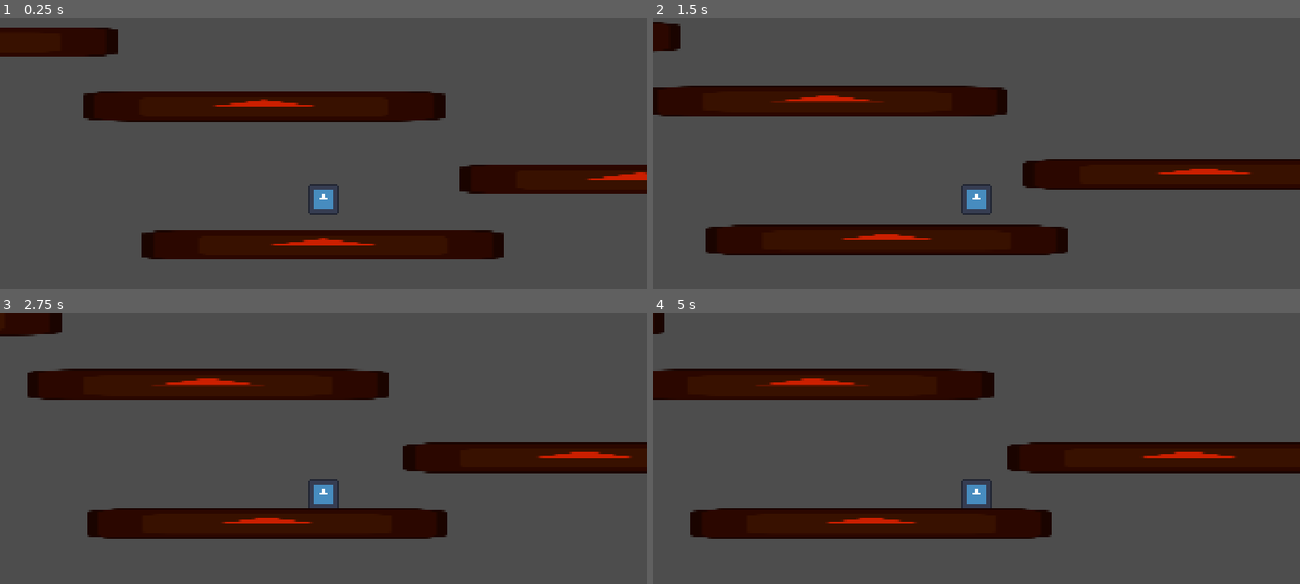
Above: before the commit, frames 1-4 (two rows, left to right).
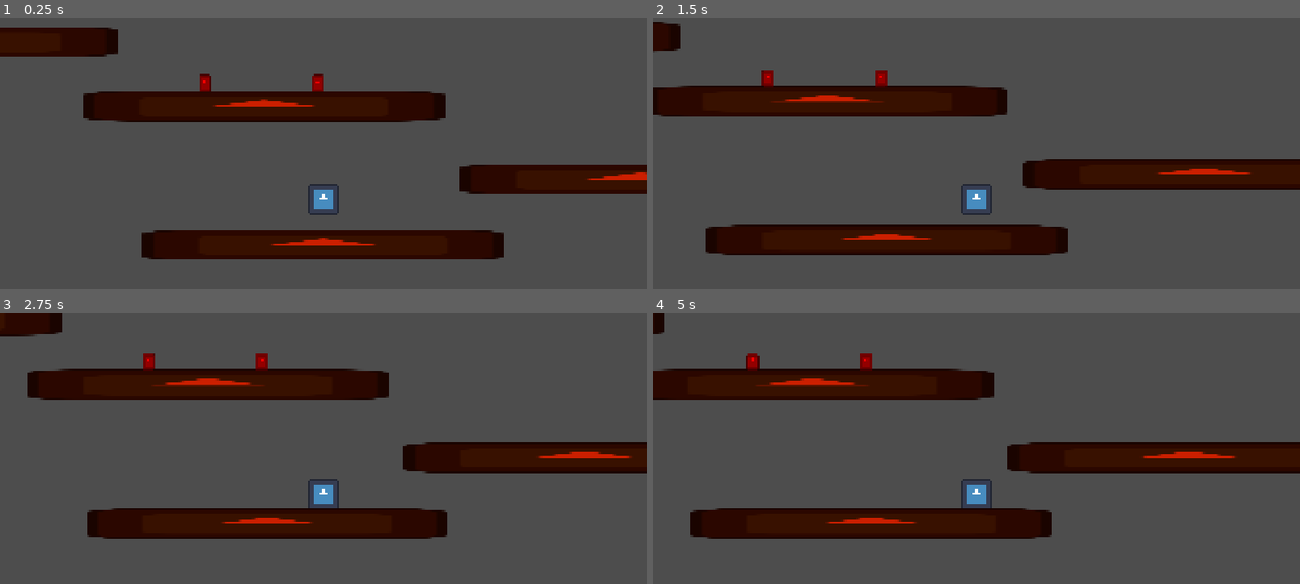
Above: after the commit, the same moments.

Repository: ChloPUPs/platformer-test
Game: Godot game, scene res://main.tscn
Same seed, same stepped clock (60 frames per second), same inputs: the game is played once before the commit and once after it. The engine's default icon, where the game draws it, is replaced by a stand-in: a white triangle on a blue panel in a dark square.
Inputs:
- Up to frame 1 (0.25 s): no input
- Up to frame 2 (1.5 s): hold Right (move_right) from 0.53 s (still down); tap Z (jump) at 0.77 s
- Up to frame 3 (2.75 s): tap Z (jump) at 1.52 s; release Right (move_right) at 2.03 s; hold Left (move_left) from 2.03 s (still down)
- Up to frame 4 (5 s): release Left (move_left) at 2.78 s; hold Right (move_right) 2.78-4.28 s; tap Z (jump) at 3.02, 3.77, 4.52 s; hold Left (move_left) from 4.28 s (still down)

The runs differ from the first frame. In frame 1, 0.2% of the frame differs, in the area x 30-50%, y 20-28%; in frame 2, 0.2%; in frame 3, 0.2%; in frame 4, 0.3%, in the area x 14-34%, y 14-22%.

Commit message:
add spikes and collision

Diff:
--- a/game_objects/player.gd
+++ b/game_objects/player.gd
@@ -20,12 +20,17 @@
 	var direction: float = Input.get_axis("move_left", "move_right")
 	velocity.x = direction * SPEED
 	if !is_on_floor():
-		velocity += get_gravity() * current_gravity_mult * delta
-		if velocity.y > TERMINAL_VELOCITY:
-			velocity.y = TERMINAL_VELOCITY
-
+		_apply_gravity(delta)
 	# jump jump jump suhvfjukiobsejh kjals
 	if is_on_floor() and airjumps_left != MAX_AIRJUMP_AMOUNT:
 		airjumps_left = MAX_AIRJUMP_AMOUNT
 
 	move_and_slide()
+
+func _apply_gravity(delta: float) -> void:
+	velocity += get_gravity() * current_gravity_mult * delta
+	if velocity.y > TERMINAL_VELOCITY:
+		velocity.y = TERMINAL_VELOCITY
+
+func die() -> void:
+	print("You died I think why are you still moving")
--- a/game_objects/player.tscn
+++ b/game_objects/player.tscn
@@ -6,15 +6,24 @@
 [sub_resource type="RectangleShape2D" id="RectangleShape2D_rpe43"]
 size = Vector2(125, 124)
 
+[sub_resource type="RectangleShape2D" id="RectangleShape2D_a4hy7"]
+size = Vector2(116, 110)
+
 [node name="Player" type="CharacterBody2D" unique_id=802514167]
 script = ExtResource("1_a4hy7")
 
 [node name="Camera2D" type="Camera2D" parent="." unique_id=1313807686]
 zoom = Vector2(0.7, 0.7)
 
+[node name="Sprite2D" type="Sprite2D" parent="." unique_id=943791665]
+texture = ExtResource("1_rpe43")
+
 [node name="CollisionShape2D" type="CollisionShape2D" parent="." unique_id=274457687]
 position = Vector2(-0.5, 0)
 shape = SubResource("RectangleShape2D_rpe43")
 
-[node name="Sprite2D" type="Sprite2D" parent="." unique_id=943791665]
-texture = ExtResource("1_rpe43")
+[node name="Hitbox" type="Area2D" parent="." unique_id=707902406]
+
+[node name="CollisionShape2D" type="CollisionShape2D" parent="Hitbox" unique_id=2141644501]
+position = Vector2(0, 7)
+shape = SubResource("RectangleShape2D_a4hy7")
--- /dev/null
+++ b/game_objects/spike.gd
@@ -0,0 +1,6 @@
+extends Node2D
+
+func _on_hurtbox_area_entered(area: Area2D) -> void:
+	if !area.owner.has_method("die"):
+		return
+	area.owner.die()
--- /dev/null
+++ b/game_objects/spike.tscn
@@ -0,0 +1,23 @@
+[gd_scene format=3 uid="uid://df5fye8swhh0"]
+
+[ext_resource type="Texture2D" uid="uid://bt2fwdh2rxyqj" path="res://icon.svg" id="1_5djvl"]
+[ext_resource type="Script" uid="uid://d1wl7ychr4dk3" path="res://game_objects/spike.gd" id="1_86udd"]
+
+[sub_resource type="RectangleShape2D" id="RectangleShape2D_o6sca"]
+size = Vector2(26, 58)
+
+[node name="Spike" type="Node2D" unique_id=943106592]
+script = ExtResource("1_86udd")
+
+[node name="Sprite2D" type="Sprite2D" parent="." unique_id=1377260321]
+self_modulate = Color(2.067836, 0, 0, 1)
+scale = Vector2(0.390625, 0.5625)
+texture = ExtResource("1_5djvl")
+offset = Vector2(0, -12)
+
+[node name="Hurtbox" type="Area2D" parent="." unique_id=896043498]
+
+[node name="CollisionShape2D" type="CollisionShape2D" parent="Hurtbox" unique_id=294291504]
+shape = SubResource("RectangleShape2D_o6sca")
+
+[connection signal="area_entered" from="Hurtbox" to="." method="_on_hurtbox_area_entered"]
--- a/levels/test.tscn
+++ b/levels/test.tscn
@@ -2,6 +2,7 @@
 
 [ext_resource type="PackedScene" uid="uid://daxn4kp4vq3dd" path="res://game_objects/player.tscn" id="1_72lju"]
 [ext_resource type="Texture2D" uid="uid://bt2fwdh2rxyqj" path="res://icon.svg" id="2_lkjt4"]
+[ext_resource type="PackedScene" uid="uid://df5fye8swhh0" path="res://game_objects/spike.tscn" id="3_ny0t1"]
 
 [sub_resource type="RectangleShape2D" id="RectangleShape2D_lkjt4"]
 size = Vector2(1530, 124)
@@ -57,3 +58,9 @@
 self_modulate = Color(0.79455096, 0.121461876, 0, 1)
 scale = Vector2(11.984375, 1)
 texture = ExtResource("2_lkjt4")
+
+[node name="Spike" parent="." unique_id=943106592 instance=ExtResource("3_ny0t1")]
+position = Vector2(-24, -424)
+
+[node name="Spike2" parent="." unique_id=746047352 instance=ExtResource("3_ny0t1")]
+position = Vector2(-504, -424)
Not shown, added: game_objects/spike.gd.uid
